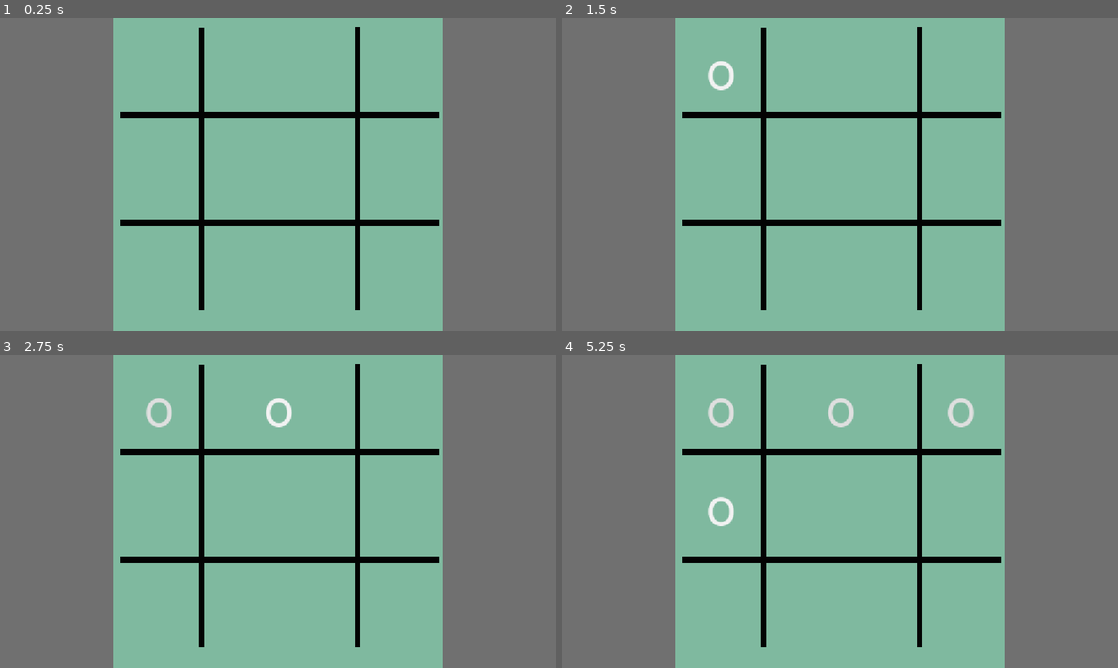
Above: before the commit, frames 1-4 (two rows, left to right).
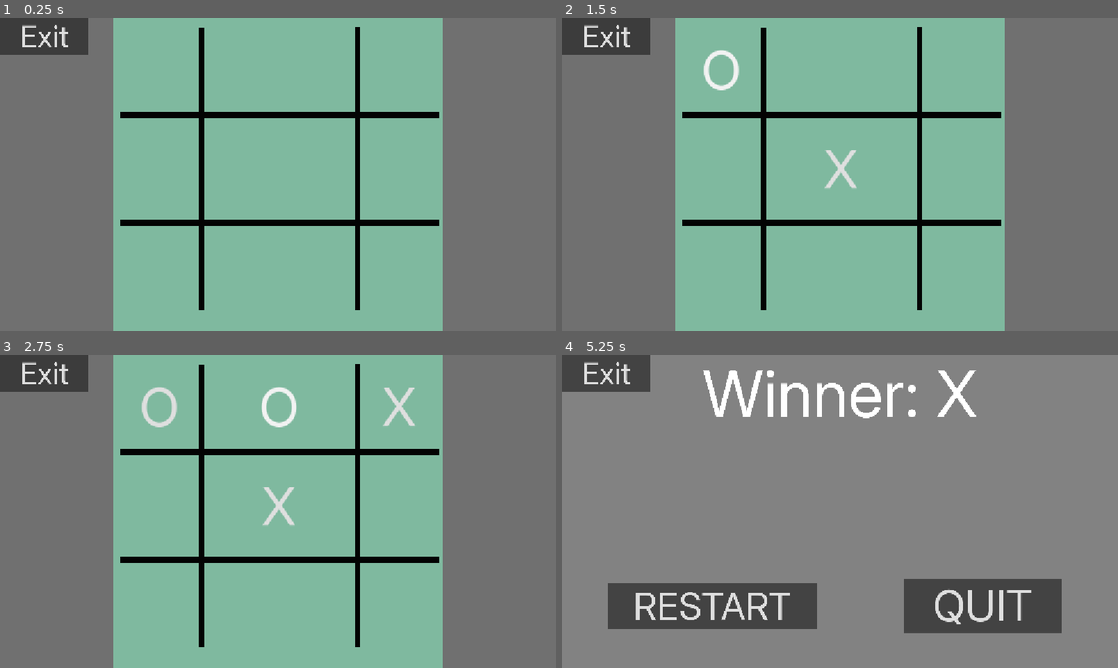
Above: after the commit, the same moments.

Repository: ItsbaileyX3525/baileys-grid-collection
Game: Godot game, scene res://Scenes/Games/noughtsandcrosses.tscn
The game is run twice, just before and just after one commit, with the same random seed, the same clock (stepped at 60 frames per second) and the same inputs. This scene is started directly instead of the project's main scene.
Inputs (mouse positions are in pixels of both pictures, inside the frame that each line leads up to):
- Up to frame 1 (0.25 s): no input
- Up to frame 2 (1.5 s): click (723, 71) at 0.5 s; click "o" (after the commit: "O") at 1.25 s
- Up to frame 3 (2.75 s): click (278, 408) at 2 s
- Up to frame 4 (5.25 s): click "o" (after the commit: "O") at 2.75 s; click (962, 408) at 3.5 s; click "o" (after the commit: "X") at 4.25 s; click (723, 505) at 5 s

The runs differ from the first frame. In frame 1, 1.8% of the frame differs, in the area x 0-16%, y 0-12%; in frame 2, 2.5%; in frame 3, 3.1%; in frame 4, 65%, in the area x 0-90%, y 0-100%.

Commit message:
readjust earn amount from merge and add tictactoe (it was very easy)

Diff:
--- a/Scenes/Games/noughtsandcrosses.tscn
+++ b/Scenes/Games/noughtsandcrosses.tscn
@@ -155,6 +155,58 @@
 offset_bottom = 604.0
 theme = ExtResource("1_skymw")
 
+[node name="WinLossScreen" type="Control" parent="."]
+visible = false
+layout_mode = 1
+anchors_preset = 15
+anchor_right = 1.0
+anchor_bottom = 1.0
+grow_horizontal = 2
+grow_vertical = 2
+
+[node name="ColorRect" type="ColorRect" parent="WinLossScreen"]
+layout_mode = 0
+offset_right = 1169.0
+offset_bottom = 687.0
+color = Color(0.50928617, 0.50928617, 0.50928617, 1)
+
+[node name="Winner" type="Label" parent="WinLossScreen"]
+layout_mode = 0
+offset_right = 4058.5752
+offset_bottom = 565.0
+scale = Vector2(0.28384346, 0.28384346)
+theme_override_font_sizes/font_size = 466
+text = "YOU WIN!!!"
+horizontal_alignment = 1
+
+[node name="Restart" type="Button" parent="WinLossScreen"]
+layout_mode = 0
+offset_left = 96.0
+offset_top = 472.0
+offset_right = 1644.0
+offset_bottom = 815.0
+scale = Vector2(0.2789479, 0.2789479)
+theme_override_font_sizes/font_size = 276
+text = "RESTART"
+
+[node name="Leave" type="Button" parent="WinLossScreen"]
+layout_mode = 0
+offset_left = 708.0
+offset_top = 463.0
+offset_right = 1430.0
+offset_bottom = 709.0
+scale = Vector2(0.45446137, 0.45446137)
+theme_override_font_sizes/font_size = 196
+text = "QUIT"
+
+[node name="Exit" type="Button" parent="."]
+layout_mode = 0
+offset_right = 880.0
+offset_bottom = 367.0
+scale = Vector2(0.20800446, 0.20800446)
+theme_override_font_sizes/font_size = 296
+text = "Exit"
+
 [connection signal="pressed" from="GameArea/Borders/TopLeft" to="." method="_on_top_left_pressed"]
 [connection signal="pressed" from="GameArea/Borders/TopMiddle" to="." method="_on_top_middle_pressed"]
 [connection signal="pressed" from="GameArea/Borders/TopRight" to="." method="_on_top_right_pressed"]
@@ -164,3 +216,6 @@
 [connection signal="pressed" from="GameArea/Borders/BottomLeft" to="." method="_on_bottom_left_pressed"]
 [connection signal="pressed" from="GameArea/Borders/BottomMiddle" to="." method="_on_bottom_middle_pressed"]
 [connection signal="pressed" from="GameArea/Borders/BottomRight" to="." method="_on_bottom_right_pressed"]
+[connection signal="pressed" from="WinLossScreen/Restart" to="." method="_on_restart_pressed"]
+[connection signal="pressed" from="WinLossScreen/Leave" to="." method="_on_leave_pressed"]
+[connection signal="pressed" from="Exit" to="." method="_on_exit_pressed"]
--- a/Scenes/games_selector.tscn
+++ b/Scenes/games_selector.tscn
@@ -1,9 +1,10 @@
-[gd_scene load_steps=9 format=3 uid="uid://og3w8xj70hjg"]
+[gd_scene load_steps=12 format=3 uid="uid://og3w8xj70hjg"]
 
 [ext_resource type="Theme" uid="uid://bqsfmgjhhix7j" path="res://Assets/Themes/games_selector.tres" id="1_h1j5r"]
 [ext_resource type="Script" uid="uid://c5xexham2rv4v" path="res://Scripts/games_selector.gd" id="1_o8dpw"]
 [ext_resource type="Texture2D" uid="uid://c2v75a4arwee" path="res://Assets/Decals/2048.jpg" id="3_eorsm"]
 [ext_resource type="Texture2D" uid="uid://dy7fv8571ikr1" path="res://Assets/Decals/mergecity.jpg" id="4_41op2"]
+[ext_resource type="Texture2D" uid="uid://wpq1yxowuchl" path="res://Assets/Decals/tictactoe.jpg" id="5_w7yo2"]
 
 [sub_resource type="StyleBoxTexture" id="StyleBoxTexture_eorsm"]
 texture = ExtResource("3_eorsm")
@@ -18,6 +19,12 @@
 
 [sub_resource type="StyleBoxTexture" id="StyleBoxTexture_u8o3l"]
 texture = ExtResource("4_41op2")
+
+[sub_resource type="StyleBoxTexture" id="StyleBoxTexture_ma01f"]
+texture = ExtResource("5_w7yo2")
+
+[sub_resource type="StyleBoxTexture" id="StyleBoxTexture_0xl1x"]
+texture = ExtResource("5_w7yo2")
 
 [node name="GamesSelector" type="Control"]
 layout_mode = 3
@@ -67,6 +74,8 @@
 custom_minimum_size = Vector2(384, 0)
 layout_mode = 2
 theme = ExtResource("1_h1j5r")
+theme_override_styles/pressed = SubResource("StyleBoxTexture_ma01f")
+theme_override_styles/hover = SubResource("StyleBoxTexture_0xl1x")
 text = "Noughts and Crosses (tictactoe)"
 autowrap_mode = 3
 
--- a/Scripts/Games/merge_city.gd
+++ b/Scripts/Games/merge_city.gd
@@ -61,13 +61,13 @@
 	"burger" : 1,
 	"chicken" : 3,
 	"gibiASMR" : 7,
-	"som" : 15,
-	"elltommo" : 31,
-	"projector" : 63,
-	"vue" : 127,
-	"skibidi" : 255,
-	"luffy" : 511,
-	"mining" : 1023
+	"som" : 35,
+	"elltommo" : 75,
+	"projector" : 160,
+	"vue" : 400,
+	"skibidi" : 1000,
+	"luffy" : 2250,
+	"mining" : 5100
 }
 
 var upgrade_path: Dictionary = { #Current item : item if upgraded
--- a/Scripts/Games/noughtsandcrosses.gd
+++ b/Scripts/Games/noughtsandcrosses.gd
@@ -1,4 +1,5 @@
 extends Control
+
 @onready var top_left: Button = $GameArea/Borders/TopLeft
 @onready var top_middle: Button = $GameArea/Borders/TopMiddle
 @onready var top_right: Button = $GameArea/Borders/TopRight
@@ -8,6 +9,8 @@
 @onready var bottom_left: Button = $GameArea/Borders/BottomLeft
 @onready var bottom_middle: Button = $GameArea/Borders/BottomMiddle
 @onready var bottom_right: Button = $GameArea/Borders/BottomRight
+@onready var winner_text: Label = $WinLossScreen/Winner
+@onready var win_loss_screen: Control = $WinLossScreen
 
 var board: Array = [
 	"", "", "",
@@ -15,61 +18,105 @@
 	"", "", ""
 ]
 
+# Converts a row/col pair into a 1D index
+func index(row: int, col: int) -> int:
+	return row * 3 + col
+
 func check_match() -> String:
-	for row in board:
-		if row[0] != "" and row[0] == row[1] and row[1] == row[2]:
-			return row[0]
+	# Rows
+	for row in range(3):
+		var i = index(row, 0)
+		if board[i] != "" and board[i] == board[i + 1] and board[i + 1] == board[i + 2]:
+			return board[i]
 
+	# Columns
 	for col in range(3):
-		if board[0][col] != "" and board[0][col] == board[1][col] and board[1][col] == board[2][col]:
-			return board[0][col]
+		if board[col] != "" and board[col] == board[col + 3] and board[col + 3] == board[col + 6]:
+			return board[col]
 
-	if board[0][0] != "" and board[0][2] == board[1][1] and board[1][1] == board[2][0]:
-		return board[0][2]
+	# Diagonals
+	if board[0] != "" and board[0] == board[4] and board[4] == board[8]:
+		return board[0]
+	if board[2] != "" and board[2] == board[4] and board[4] == board[6]:
+		return board[2]
 
-	return "" #Essentially no winner
+	return "" # No winner yet
 
-func _on_top_left_pressed() -> void:
-	if board[0] == "":
-		board[0] = "o"
-		top_left.text = "o"
+func bot_move(bot_symbol: String, player_symbol: String) -> void:
+	for i in range(9):
+		if board[i] == "":
+			board[i] = bot_symbol
+			if check_match() == bot_symbol:
+				make_move(i, bot_symbol)
+				return
+			board[i] = ""
 
-func _on_top_middle_pressed() -> void:
-	if board[1] == "":
-		board[1] = "o"
-		top_middle.text = "o"
+	for i in range(9):
+		if board[i] == "":
+			board[i] = player_symbol
+			if check_match() == player_symbol:
+				board[i] = bot_symbol
+				make_move(i, bot_symbol)
+				return
+			board[i] = ""
 
-func _on_top_right_pressed() -> void:
-	if board[2] == "":
-		board[2] = "o"
-		top_right.text = "o"
+	if board[4] == "":
+		make_move(4, bot_symbol)
+		return
 
-func _on_middle_left_pressed() -> void:
-	if board[3] == "":
-		board[3] = "o"
-		middle_left.text = "o"
+	for i in [0, 2, 6, 8]:
+		if board[i] == "":
+			make_move(i, bot_symbol)
+			return
 
-func _on_middle_middle_pressed() -> void:
-	if board[4] == "":
-		board[4] = "o"
-		middle_middle.text = "o"
+	for i in range(9):
+		if board[i] == "":
+			make_move(i, bot_symbol)
+			return
 
-func _on_middle_right_pressed() -> void:
-	if board[5] == "":
-		board[5] = "o"
-		middle_right.text = "o"
+func make_move(index: int, symbol: String) -> void:
+	board[index] = symbol
+	match index:
+		0: top_left.text = symbol
+		1: top_middle.text = symbol
+		2: top_right.text = symbol
+		3: middle_left.text = symbol
+		4: middle_middle.text = symbol
+		5: middle_right.text = symbol
+		6: bottom_left.text = symbol
+		7: bottom_middle.text = symbol
+		8: bottom_right.text = symbol
 
-func _on_bottom_left_pressed() -> void:
-	if board[6] == "":
-		board[6] = "o"
-		bottom_left.text = "o"
+func _on_top_left_pressed(): player_move(0, top_left)
+func _on_top_middle_pressed(): player_move(1, top_middle)
+func _on_top_right_pressed(): player_move(2, top_right)
+func _on_middle_left_pressed(): player_move(3, middle_left)
+func _on_middle_middle_pressed(): player_move(4, middle_middle)
+func _on_middle_right_pressed(): player_move(5, middle_right)
+func _on_bottom_left_pressed(): player_move(6, bottom_left)
+func _on_bottom_middle_pressed(): player_move(7, bottom_middle)
+func _on_bottom_right_pressed(): player_move(8, bottom_right)
 
-func _on_bottom_middle_pressed() -> void:
-	if board[7] == "":
-		board[7] = "o"
-		bottom_middle.text = "o"
+func player_move(index: int, button: Button) -> void:
+	if board[index] == "":
+		board[index] = "O"
+		button.text = "O"
+		var winner = check_match()
+		if winner != "":
+			win_loss_screen.visible = true
+			winner_text.text = "Winner: " + winner
+			return
+		bot_move("X", "O")
+		winner = check_match()
+		if winner != "":
+			win_loss_screen.visible = true
+			winner_text.text = "Winner: " + winner
 
-func _on_bottom_right_pressed() -> void:
-	if board[8] == "":
-		board[8] = "o"
-		bottom_right.text = "o"
+func _on_restart_pressed() -> void:
+	get_tree().change_scene_to_file("res://Scenes/Games/noughtsandcrosses.tscn")
+
+func _on_leave_pressed() -> void:
+	get_tree().change_scene_to_file("res://Scenes/games_selector.tscn")
+
+func _on_exit_pressed() -> void:
+	get_tree().change_scene_to_file("res://Scenes/games_selector.tscn")
--- a/Scripts/games_selector.gd
+++ b/Scripts/games_selector.gd
@@ -2,7 +2,7 @@
 
 
 func _on_tactactoe_pressed() -> void:
-	pass # Replace with function body.
+	get_tree().change_scene_to_file("res://Scenes/Games/noughtsandcrosses.tscn")
 
 func _on_merge_pressed() -> void:
 	get_tree().change_scene_to_file("res://Scenes/Games/merge_city.tscn")
Binary file added: Assets/Decals/tictactoe.jpg
Not shown, added: Assets/Decals/tictactoe.jpg.import
Not shown, added: export_presets.cfg
